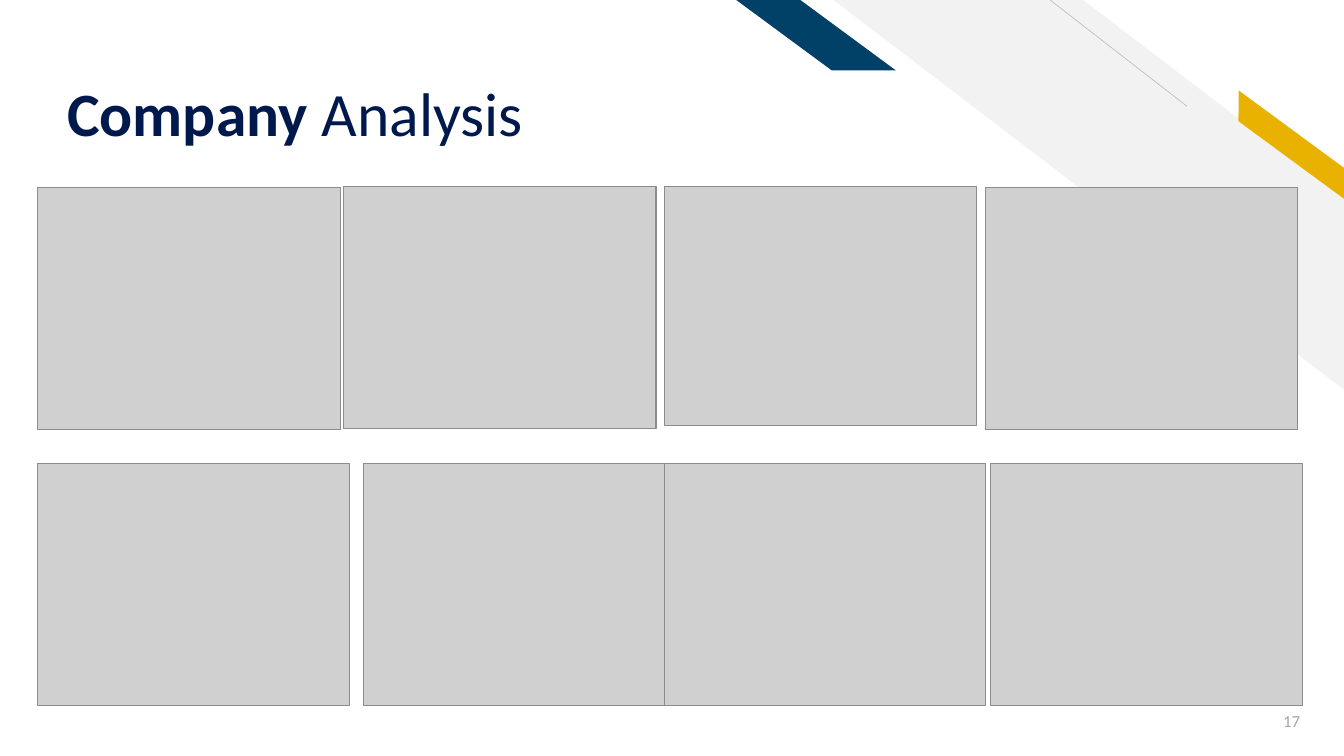
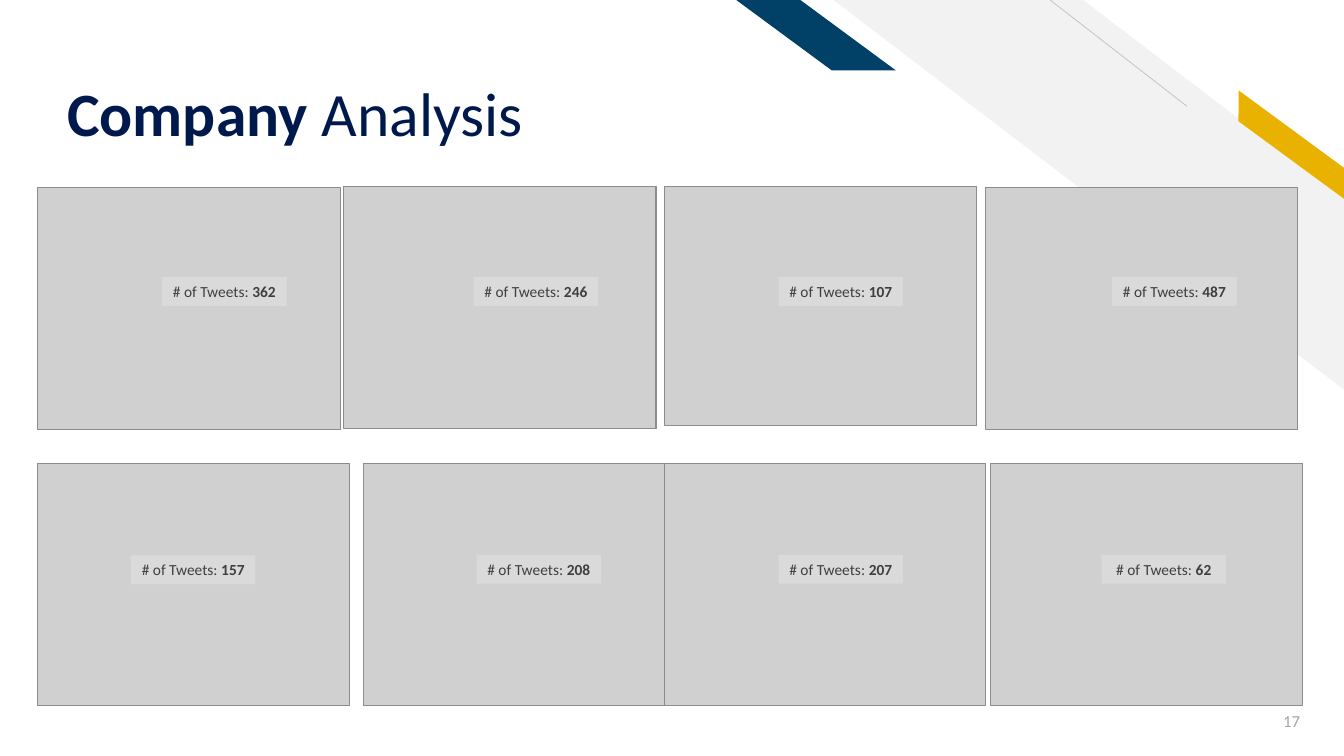
Before and after one commit to sethrpaniagua/Twitter-Sentament-Analysis, a slide deck: slide 17 of ML Group Project_Sentiment Analysis of Twitter Data (1).pptx. Drawn at 1344x756 pixels with LibreOffice and Linux fonts; fonts in the diff are those of the drawing; grey boxes stand for pictures. Boxes give left, top, right and bottom in pixels: in the first picture for what was removed or moved away, otherwise in the second. Text is boxed around its words. In the diff, an @@ line names an element or a change of style, - is before the commit and + after.

```diff
--- a/ML Group Project_Sentiment Analysis of Twitter Data (1).pptx
+++ b/ML Group Project_Sentiment Analysis of Twitter Data (1).pptx
@@ rectangle added at bbox=[162, 277, 286, 307], fill #DADADA, 11 pt, text #3F3F3F @@
+# of Tweets: 362
@@ rectangle added at bbox=[474, 277, 598, 307], fill #DADADA, 11 pt, text #3F3F3F @@
+# of Tweets: 246
@@ rectangle added at bbox=[778, 277, 902, 307], fill #DADADA, 11 pt, text #3F3F3F @@
+# of Tweets: 107
@@ rectangle added at bbox=[1112, 277, 1236, 307], fill #DADADA, 11 pt, text #3F3F3F @@
+# of Tweets: 487
@@ rectangle added at bbox=[131, 556, 255, 585], fill #DADADA, 11 pt, text #3F3F3F @@
+# of Tweets: 157
@@ rectangle added at bbox=[477, 555, 601, 584], fill #DADADA, 11 pt, text #3F3F3F @@
+# of Tweets: 208
@@ rectangle added at bbox=[778, 555, 902, 584], fill #DADADA, 11 pt, text #3F3F3F @@
+# of Tweets: 207
@@ rectangle added at bbox=[1102, 555, 1226, 584], fill #DADADA, 11 pt, text #3F3F3F @@
+# of Tweets: 62
```
Also in this commit, not shown: 1 other slide changed.
